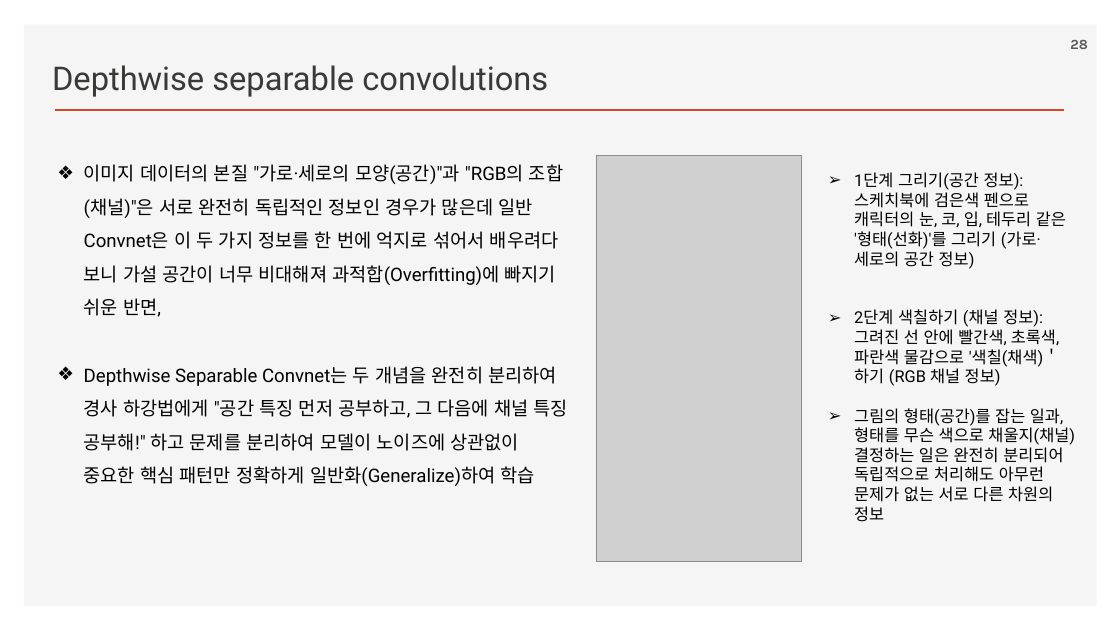
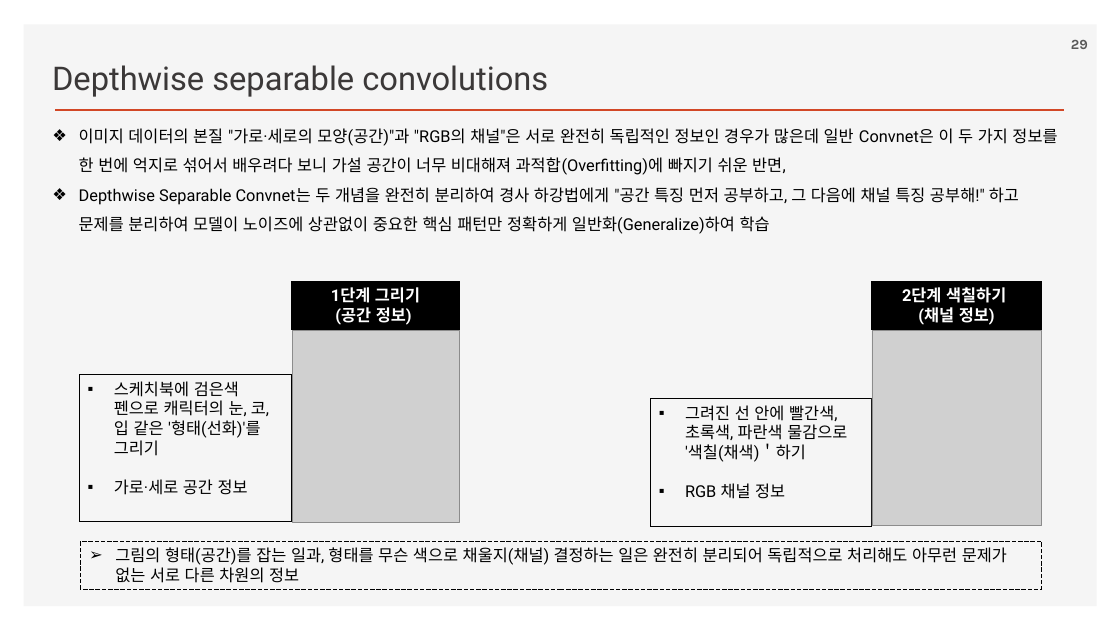
Before and after one commit to ancestor9/2026_Fall_Deep-Learning-with-Python, a slide deck: slide 29 of Chapter 09 ConvNet architecture patterns.pptx (slide 28 before the commit). Drawn at 1120x630 pixels with LibreOffice and Linux fonts; fonts in the diff are those of the drawing; grey boxes stand for pictures; background and template pictures are left out. Boxes give left, top, right and bottom in pixels: in the first picture for what was removed or moved away, otherwise in the second. Text is boxed around its words. In the diff, an @@ line names an element or a change of style, - is before the commit and + after.

```diff
--- a/Chapter 09 ConvNet architecture patterns.pptx
+++ b/Chapter 09 ConvNet architecture patterns.pptx
@@ text "이미지 데이터의 본질 "가로·세로의 모양(공간)"과 ...": place and size @@
-text "이미지 데이터의 본질 "가로·세로의 모양(공간)"과 ..." at (84,164,568,486)
+text "이미지 데이터의 본질 "가로·세로의 모양(공간)"과 ..." at (79,128,1057,234)
@@ text at (79,128,1057,175): text changed; size 16 to 14 pt @@
-❖ 이미지 데이터의 본질 "가로·세로의 모양(공간)"과 "RGB의 조합(채널)"은 서로 완전히 독립적인 정보인 경우가 많은데 일반 Convnet은 이 두 가지 정보를 한 번에 억지로 섞어서 배우려다 보니 가설 공간이 너무 비대해져 과적합(Overfitting)에 빠지기 쉬운 반면,
+❖ 이미지 데이터의 본질 "가로·세로의 모양(공간)"과 "RGB의 채널"은 서로 완전히 독립적인 정보인 경우가 많은데 일반 Convnet은 이 두 가지 정보를 한 번에 억지로 섞어서 배우려다 보니 가설 공간이 너무 비대해져 과적합(Overfitting)에 빠지기 쉬운 반면,
@@ picture removed at (597,155,802,562) @@
@@ text at (79,187,1019,234): size 16 to 14 pt in "Depthwise Separable Convnet는 두 개념을 완전히 분리하여 ..." @@
@@ rectangle added at (292,281,460,329), fill #000000, outline #000000 0.75 pt, 14 pt, text #FFFFFF, bold @@
+1단계 그리기
+(공간 정보)
@@ rectangle added at (871,281,1042,329), fill #000000, outline #000000 0.75 pt, 14 pt, text #FFFFFF, bold @@
+2단계 색칠하기
+(채널 정보)
@@ picture added at (292,330,460,523) @@
@@ picture added at (872,330,1042,526) @@
@@ rectangle "스케치북에 검은색 펜으로 캐릭터의 눈, ...": place and size @@
-rectangle "스케치북에 검은색 펜으로 캐릭터의 눈, ..." at (854,172,1075,522)
+rectangle "스케치북에 검은색 펜으로 캐릭터의 눈, ..." at (79,375,292,522)
@@ rectangle "스케치북에 검은색 펜으로 캐릭터의 눈, ..." at (79,375,292,522): outline none to #000000 0.75 pt @@
@@ text in rectangle at (114,381,269,495): text changed @@
-➢ 1단계 그리기(공간 정보): 스케치북에 검은색 펜으로 캐릭터의 눈, 코, 입, 테두리 같은 '형태(선화)'를 그리기 (가로·세로의 공간 정보)
-➢ 2단계 색칠하기 (채널 정보): 그려진 선 안에 빨간색, 초록색, 파란색 물감으로 '색칠(채색)＇하기 (RGB 채널 정보)
-➢ 그림의 형태(공간)를 잡는 일과, 형태를 무슨 색으로 채울지(채널) 결정하는 일은 완전히 분리되어 독립적으로 처리해도 아무런 문제가 없는 서로 다른 차원의 정보
+▪ 스케치북에 검은색 펜으로 캐릭터의 눈, 코, 입 같은 '형태(선화)'를 그리기
+▪ 가로·세로 공간 정보
@@ rectangle added at (650,399,872,526), outline #000000 0.75 pt, 14 pt, text #000000 @@
+▪ 그려진 선 안에 빨간색, 초록색, 파란색 물감으로 '색칠(채색)＇하기
+▪ RGB 채널 정보
@@ rectangle added at (81,541,1042,589), outline #000000 0.75 pt dashed, 14 pt, text #000000 @@
+➢ 그림의 형태(공간)를 잡는 일과, 형태를 무슨 색으로 채울지(채널) 결정하는 일은 완전히 분리되어 독립적으로 처리해도 아무런 문제가 없는 서로 다른 차원의 정보
```
Also in this commit, not shown: 12 other slides changed.
